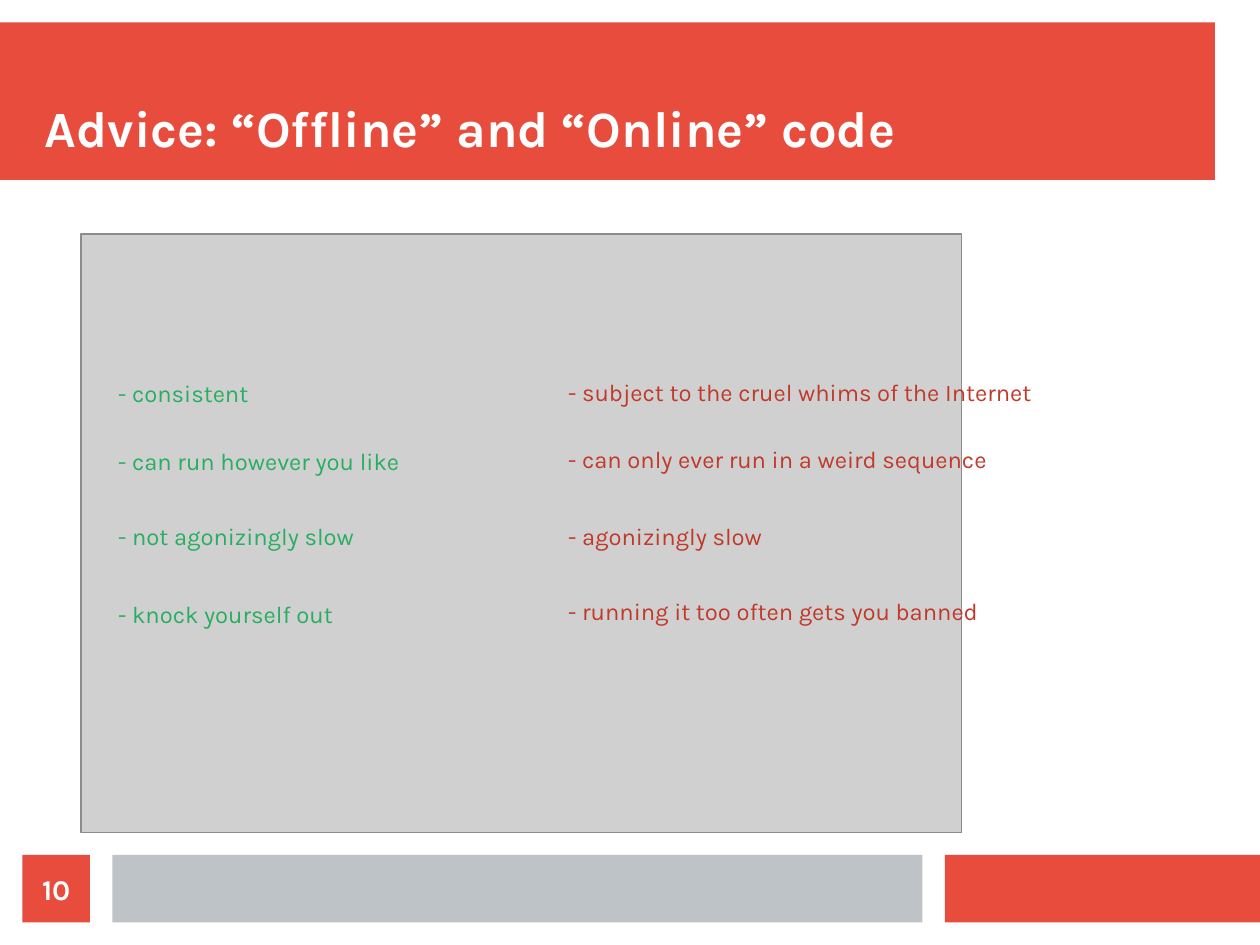
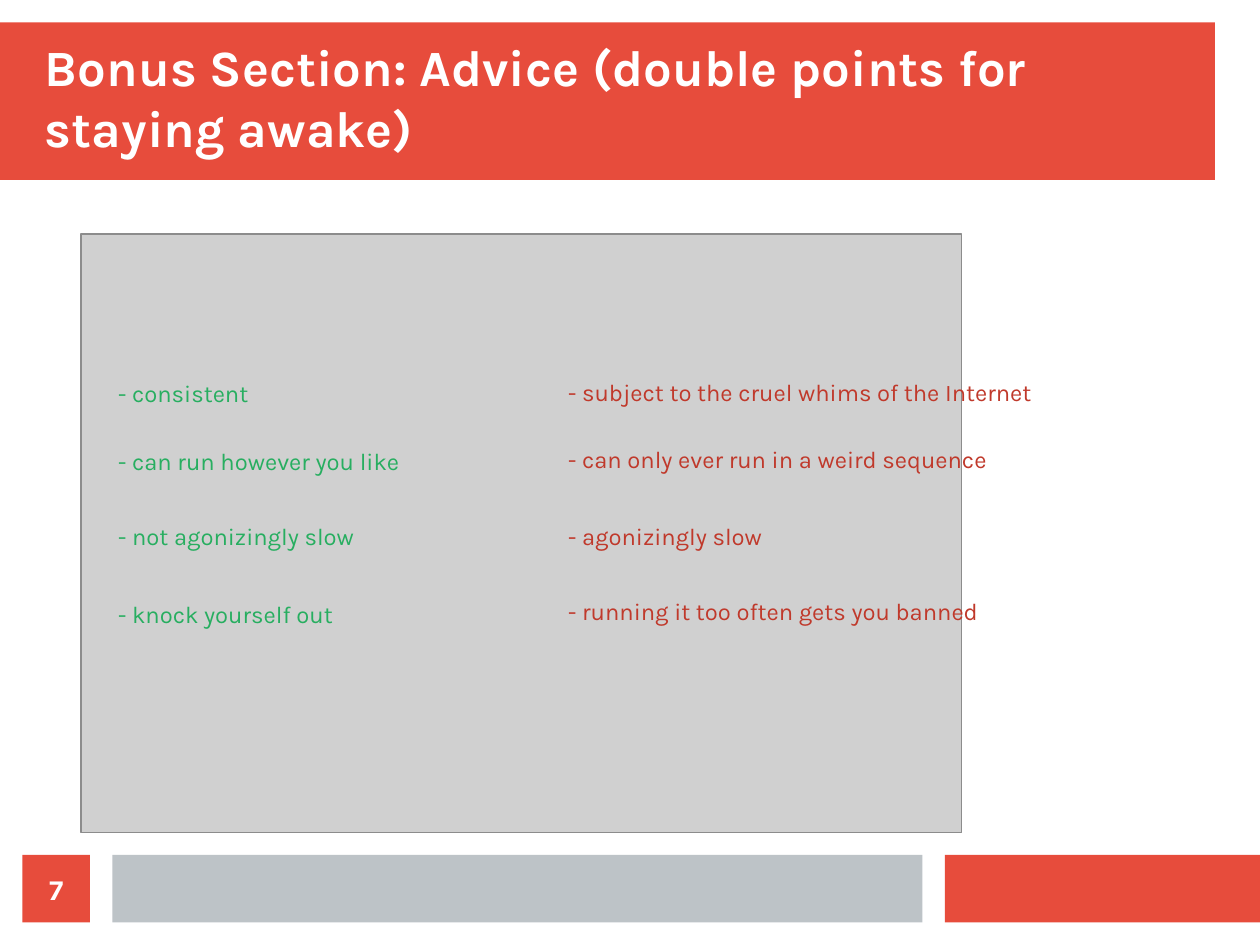
Before and after one commit to Lewington-pitsos/web_scraping_presentation, a slide deck: slide 7 of web_scraping.odp (slide 10 before the commit). Drawn at 1260x945 pixels with LibreOffice and Linux fonts; fonts in the diff are those of the drawing; grey boxes stand for pictures. Boxes give left, top, right and bottom in pixels: in the first picture for what was removed or moved away, otherwise in the second. Text is boxed around its words. In the diff, an @@ line names an element or a change of style, - is before the commit and + after.

```diff
--- a/web_scraping.odp
+++ b/web_scraping.odp
@@ title at [45, 48, 1025, 159]: text changed @@
-Advice: “Offline” and “Online” code
+Bonus Section: Advice (double points for staying awake)
@@ page number at [49, 881, 63, 900]: text changed @@
-10
+7
```
Also in this commit, not shown: 4 other slides changed, 2 slides removed, 13 other files.
